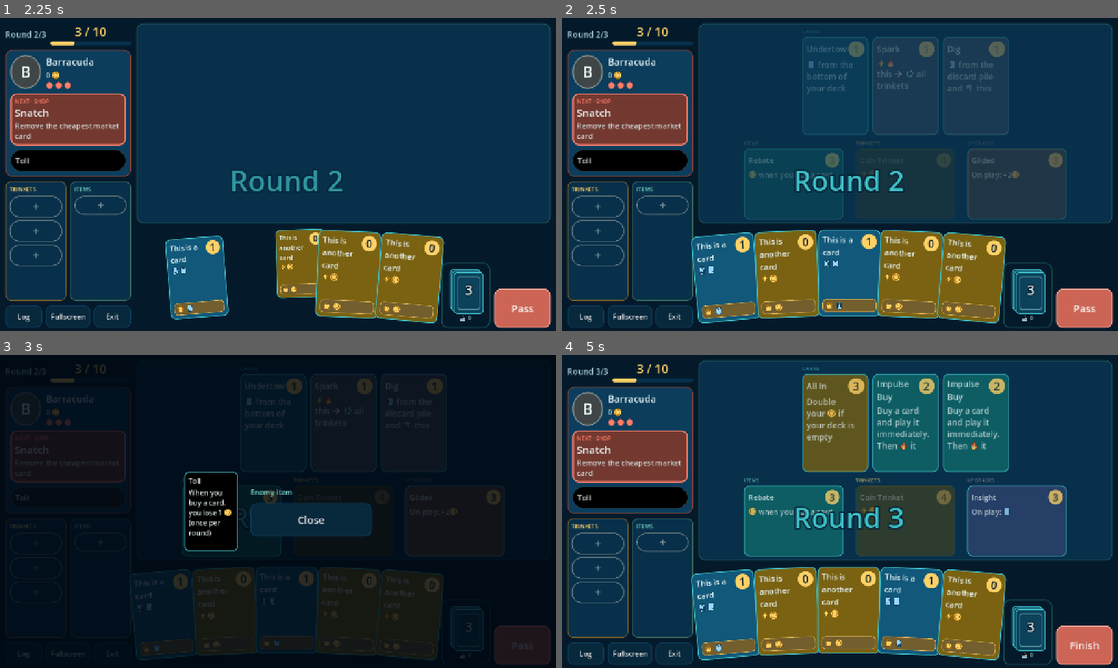
Above: before the commit, frames 1-4 (two rows, left to right).
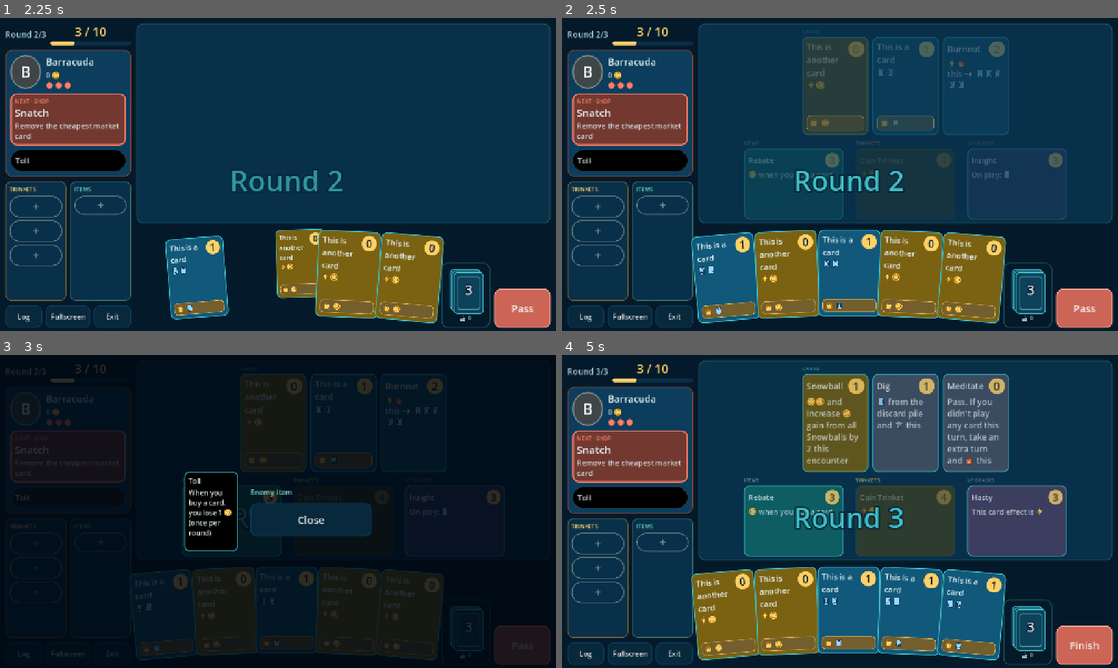
Above: after the commit, the same moments.

Repository: nimrodgo/untitled-game
Game: Godot game, scene res://scenes/main.tscn
Same seed, same stepped clock (60 frames per second), same inputs: the game is played once before the commit and once after it.
Inputs:
- Up to frame 1 (2.25 s): click "Toll" at 0.5 s; click "Log" at 1.25 s; click "Pass" at 2 s
- Up to frame 2 (2.5 s): no input
- Up to frame 3 (3 s): click "Toll" at 2.75 s
- Up to frame 4 (5 s): click "Log" at 3.5 s; click "Pass" at 4.25 s

Frame 1 is identical in both runs. In frame 2, 4.3% of the frame differs, in the area x 43-83%, y 6-52%; in frame 3, 0.9%; in frame 4, 15%, in the area x 23-91%, y 6-98%.

Commit message:
New deck cycle: draw from top, gains to the bottom, discard shuffled under the deck
- Draw 5 from the top of the deck; no reshuffle mid-turn (draw what is there).
- Bought and gained cards go to the bottom of the deck; DRAW_SHUFFLE removed
  (Zone is HAND, DRAW_TOP, DISCARD, DRAW_BOTTOM; default is DRAW_BOTTOM).
- At the end of every turn the whole discard pile is shuffled and put under the deck.
- Tests (467 checks), docs and card wording updated.

Co-Authored-By: Claude Sonnet 5.5 <noreply@anthropic.com>
Claude-Session: https://claude.ai/code/session_01U1k3pqiUJQkmRs5zL19cwy

Diff:
--- a/content/test/cards/cursed_cache.tres
+++ b/content/test/cards/cursed_cache.tres
@@ -21,4 +21,4 @@
 display_name = "Cursed Cache"
 cost = 0
 on_play = Array[ExtResource("1_np5qb")]([SubResource("Resource_e723f"), SubResource("Resource_t721j")])
-on_play_text = "Shuffle Driftwood into your deck. 🂠🂠"
+on_play_text = "Add Driftwood into your deck. 🂠🂠"
--- a/content/test/cards/risky_draw.tres
+++ b/content/test/cards/risky_draw.tres
@@ -21,4 +21,4 @@
 display_name = "Risky Draw"
 cost = 0
 on_play = Array[ExtResource("1_cnjvh")]([SubResource("Resource_p2syd"), SubResource("Resource_qanq8")])
-on_play_text = "🂠🂠🂠. Shuffle Leaky Purse into your deck"
+on_play_text = "🂠🂠🂠. Add Leaky Purse into your deck"
--- a/content/test/enemies/sea_hag.tres
+++ b/content/test/enemies/sea_hag.tres
@@ -22,7 +22,7 @@
 display_name = "Hex"
 kind = 3
 effects = Array[ExtResource("2_ngq76")]([SubResource("Resource_njlf4")])
-description = "Shuffle Leaky Purse into your deck"
+description = "Add Leaky Purse into your deck"
 
 [sub_resource type="Resource" id="Resource_qv847"]
 script = ExtResource("5_08sqi")
@@ -44,7 +44,7 @@
 display_name = "Foul Brew"
 kind = 3
 effects = Array[ExtResource("2_ngq76")]([SubResource("Resource_chv3v")])
-description = "Shuffle a random curse into your deck"
+description = "Add a random curse into your deck"
 
 [resource]
 script = ExtResource("11_86p16")
--- a/content/test/trinkets/ash_urn.tres
+++ b/content/test/trinkets/ash_urn.tres
@@ -18,7 +18,7 @@
 script = ExtResource("1_ntubv")
 upgrade_cost = 0
 effects = Array[ExtResource("2_dggjt")]([SubResource("Resource_n7buh"), SubResource("Resource_n5s3p")])
-text = "⚡Shuffle 1 Barnacle into your deck. 🔥"
+text = "⚡Add 1 Barnacle into your deck. 🔥"
 
 [sub_resource type="Resource" id="Resource_st1gu"]
 script = ExtResource("4_bvn34")
@@ -31,7 +31,7 @@
 [sub_resource type="Resource" id="Resource_1vqiq"]
 script = ExtResource("1_ntubv")
 effects = Array[ExtResource("2_dggjt")]([SubResource("Resource_st1gu"), SubResource("Resource_ct1q2")])
-text = "⚡Shuffle 1 Barnacle into your deck. 🔥🔥"
+text = "⚡Add 1 Barnacle into your deck. 🔥🔥"
 
 [sub_resource type="Resource" id="Resource_i7mh4"]
 script = ExtResource("4_bvn34")
@@ -46,7 +46,7 @@
 script = ExtResource("1_ntubv")
 upgrade_cost = 4
 effects = Array[ExtResource("2_dggjt")]([SubResource("Resource_i7mh4"), SubResource("Resource_uy3jb")])
-text = "⚡Shuffle 2 Barnacles into your deck. 🔥🔥🔥"
+text = "⚡Add 2 Barnacles into your deck. 🔥🔥🔥"
 
 [resource]
 script = ExtResource("6_bohki")
--- a/content/test/trinkets/dust_pan.tres
+++ b/content/test/trinkets/dust_pan.tres
@@ -20,7 +20,7 @@
 script = ExtResource("1_cnwei")
 upgrade_cost = 0
 effects = Array[ExtResource("2_262yt")]([SubResource("Resource_wjiuu"), SubResource("Resource_ja54k")])
-text = "⚡Shuffle 1 Dead Weight into your deck. 🗑🗑"
+text = "⚡Add 1 Dead Weight into your deck. 🗑🗑"
 
 [sub_resource type="Resource" id="Resource_p4x7n"]
 script = ExtResource("4_0ilhc")
@@ -34,7 +34,7 @@
 [sub_resource type="Resource" id="Resource_1vul8"]
 script = ExtResource("1_cnwei")
 effects = Array[ExtResource("2_262yt")]([SubResource("Resource_p4x7n"), SubResource("Resource_noxg2")])
-text = "⚡Shuffle 1 Dead Weight into your deck. 🗑🗑🗑"
+text = "⚡Add 1 Dead Weight into your deck. 🗑🗑🗑"
 
 [sub_resource type="Resource" id="Resource_2t04g"]
 script = ExtResource("4_0ilhc")
@@ -50,7 +50,7 @@
 script = ExtResource("1_cnwei")
 upgrade_cost = 4
 effects = Array[ExtResource("2_262yt")]([SubResource("Resource_2t04g"), SubResource("Resource_waaos")])
-text = "⚡Shuffle 2 Dead Weights into your deck. 🗑🗑🗑🗑"
+text = "⚡Add 2 Dead Weights into your deck. 🗑🗑🗑🗑"
 
 [resource]
 script = ExtResource("6_jjeqw")
--- a/scripts/core/encounter.gd
+++ b/scripts/core/encounter.gd
@@ -435,20 +435,16 @@
 			(" (" + source + ")") if source != "" else ""])
 
 
-## Draw from the top (or `from_bottom`) of the draw pile, reshuffling the
-## discard pile when it runs out.
+## Draw from the top (or `from_bottom`) of the draw pile. The discard pile is
+## never reshuffled mid-turn: if the deck runs out you just draw what's there
+## (the discard pile goes under the deck at the end of every turn).
 func draw_cards(p: PlayerState, n: int, from_bottom := false, opening := false) -> int:
 	var drawn := 0
 	for i in n:
 		if is_over or (p.draw_locked and not opening):
 			break
 		if p.draw_pile.is_empty():
-			if p.discard.is_empty():
-				break
-			p.draw_pile = p.discard.duplicate()
-			p.discard.clear()
-			_shuffle(p.draw_pile)
-			log_line("  %s shuffle the discard pile into the deck." % p.display_name)
+			break
 		var c: CardInstance = p.draw_pile.pop_front() if from_bottom else p.draw_pile.pop_back()
 		p.hand.append(c)
 		drawn += 1
@@ -780,11 +776,25 @@
 		player.hand = keep
 	for c in player.hand:
 		c.retain = false
+	_cycle_discard_under_deck(player)
 	_busy -= 1
 	if round_num >= total_rounds():
 		_finish_encounter()
 	else:
 		await _start_round()
+
+
+## End of turn: shuffle the discard pile and put it at the bottom of the deck.
+## (draw_pile[0] is the bottom, draw_pile.back() the top.)
+func _cycle_discard_under_deck(p: PlayerState) -> void:
+	if p.discard.is_empty():
+		return
+	var moved := p.discard.duplicate()
+	p.discard.clear()
+	_shuffle(moved)
+	moved.append_array(p.draw_pile)
+	p.draw_pile.assign(moved)
+	log_line("  The discard pile is shuffled under your deck (%d cards)." % moved.size())
 
 
 func _finish_encounter() -> void:
@@ -883,21 +893,18 @@
 			p.hand.append(card)
 		GameRules.Zone.DRAW_TOP:
 			p.draw_pile.append(card)
+		GameRules.Zone.DISCARD:
+			p.discard.append(card)
 		GameRules.Zone.DRAW_BOTTOM:
 			p.draw_pile.insert(0, card)
-		GameRules.Zone.DISCARD:
-			p.discard.append(card)
-		_:
-			p.draw_pile.insert(rng.randi_range(0, p.draw_pile.size()), card)
 
 
 func _zone_phrase(zone: GameRules.Zone) -> String:
 	match zone:
 		GameRules.Zone.HAND: return "goes to your hand"
 		GameRules.Zone.DRAW_TOP: return "goes on top of your deck"
-		GameRules.Zone.DRAW_BOTTOM: return "goes to the bottom of your deck"
 		GameRules.Zone.DISCARD: return "goes to your discard pile"
-	return "is shuffled into your deck"
+	return "goes to the bottom of your deck"
 
 
 func _ctx(owner: PlayerState, card: CardInstance = null) -> EffectContext:
--- a/scripts/core/game_rules.gd
+++ b/scripts/core/game_rules.gd
@@ -6,7 +6,8 @@
 enum Target { SELF, OPPONENT }
 
 ## Where a card goes when bought / added.
-enum Zone { HAND, DRAW_TOP, DRAW_SHUFFLE, DISCARD, DRAW_BOTTOM }
+## There is no "shuffle into the deck": the deck is only ever shuffled at the start of the encounter.
+enum Zone { HAND, DRAW_TOP, DISCARD, DRAW_BOTTOM }
 
 ## Card piles an effect can pick from (bit flags, combine with |).
 const PILE_HAND := 1
@@ -43,8 +44,8 @@
 enum TrinketLimit { PER_TURN, PER_ACTION }
 
 const HAND_SIZE := 5
-## Concept: bought cards are shuffled into your deck.
-const DEFAULT_BUY_DESTINATION := Zone.DRAW_SHUFFLE
+## Bought cards go to the bottom of your deck.
+const DEFAULT_BUY_DESTINATION := Zone.DRAW_BOTTOM
 const DISCARD_HAND_AT_ROUND_END := true
 ## Trinkets: usable once per turn (= once per round).
 const TRINKET_LIMIT := TrinketLimit.PER_TURN
--- a/scripts/data/effects/add_card_effect.gd
+++ b/scripts/data/effects/add_card_effect.gd
@@ -4,7 +4,7 @@
 
 @export var card: CardData
 @export var amount: int = 1
-@export var zone: GameRules.Zone = GameRules.Zone.DRAW_SHUFFLE
+@export var zone: GameRules.Zone = GameRules.Zone.DRAW_BOTTOM
 
 
 func apply(ctx: EffectContext) -> void:
@@ -16,7 +16,7 @@
 
 
 func describe() -> String:
-	var where := "deck"
+	var where := "deck (bottom)"
 	match zone:
 		GameRules.Zone.HAND: where = "hand"
 		GameRules.Zone.DISCARD: where = "discard"
--- a/scripts/data/effects/add_copy_of_this_card_effect.gd
+++ b/scripts/data/effects/add_copy_of_this_card_effect.gd
@@ -3,7 +3,7 @@
 ## Adds a copy of the card this effect belongs to. The copy is the plain card:
 ## it does not inherit enhancements, so copy effects can't snowball.
 
-@export var zone: GameRules.Zone = GameRules.Zone.DRAW_SHUFFLE
+@export var zone: GameRules.Zone = GameRules.Zone.DRAW_BOTTOM
 
 
 func apply(ctx: EffectContext) -> void:
@@ -13,7 +13,7 @@
 
 
 func describe() -> String:
-	var where := "deck"
+	var where := "deck (bottom)"
 	match zone:
 		GameRules.Zone.HAND: where = "hand"
 		GameRules.Zone.DISCARD: where = "discard"
--- a/scripts/data/effects/add_random_curse_effect.gd
+++ b/scripts/data/effects/add_random_curse_effect.gd
@@ -4,7 +4,7 @@
 
 @export var curses: Array[CardData] = []
 @export var amount: int = 1
-@export var zone: GameRules.Zone = GameRules.Zone.DRAW_SHUFFLE
+@export var zone: GameRules.Zone = GameRules.Zone.DRAW_BOTTOM
 
 
 func apply(ctx: EffectContext) -> void:
@@ -16,12 +16,12 @@
 
 
 func describe() -> String:
-	var where := "deck"
+	var where := "deck (bottom)"
 	match zone:
 		GameRules.Zone.HAND: where = "hand"
 		GameRules.Zone.DISCARD: where = "discard"
 		GameRules.Zone.DRAW_TOP: where = "deck (top)"
-	return "%sShuffle %s into your %s" % [_who(), "a random curse" if amount == 1 else "%d random curses" % amount, where]
+	return "%sAdd %s to your %s" % [_who(), "a random curse" if amount == 1 else "%d random curses" % amount, where]
 
 
 func ai_score() -> float:
--- a/scripts/data/effects/play_top_cards_effect.gd
+++ b/scripts/data/effects/play_top_cards_effect.gd
@@ -13,11 +13,7 @@
 		if enc.is_over:
 			return
 		if p.draw_pile.is_empty():
-			if p.discard.is_empty():
-				return
-			p.draw_pile = p.discard.duplicate()
-			p.discard.clear()
-			enc._shuffle(p.draw_pile)
+			return
 		var c: CardInstance = p.draw_pile.back()
 		if not c.data.playable:
 			enc.move_card(p, c, GameRules.Zone.DISCARD)
--- a/scripts/data/effects/set_buy_destination_effect.gd
+++ b/scripts/data/effects/set_buy_destination_effect.gd
@@ -15,7 +15,7 @@
 		GameRules.Zone.HAND: return "Bought card goes to your hand"
 		GameRules.Zone.DRAW_TOP: return "Bought card goes on top of your deck"
 		GameRules.Zone.DISCARD: return "Bought card goes to your discard"
-	return "Bought card is shuffled into your deck"
+	return "Bought card goes to the bottom of your deck"
 
 
 func ai_score() -> float:
--- a/tools/build_encounters.gd
+++ b/tools/build_encounters.gd
@@ -29,10 +29,10 @@
 
 	# --- A. Trim + Curse Synergy: the Sea Hag floods your deck with curses ---
 	var hag := _enemy("Sea Hag", Color("8e6bbf"), [
-		_intent("Hex", Kind.CURSE, "Shuffle Leaky Purse into your deck",
-			[_add(_curse["leaky_purse"], GameRules.Zone.DRAW_SHUFFLE)]),
+		_intent("Hex", Kind.CURSE, "Add Leaky Purse into your deck",
+			[_add(_curse["leaky_purse"], GameRules.Zone.DRAW_BOTTOM)]),
 		_intent("Tithe", Kind.ATTACK, "You lose 1 🪙", [_lose(1)]),
-		_intent("Foul Brew", Kind.CURSE, "Shuffle a random curse into your deck",
+		_intent("Foul Brew", Kind.CURSE, "Add a random curse into your deck",
 			[_random_curse(["dead_weight", "driftwood", "leaky_purse"])]),
 	])
 	_encounter("Hag's Hex", "hags_hex", hag, [S.TRIM, S.CURSE_SYNERGY])
--- a/tools/build_test_content.gd
+++ b/tools/build_test_content.gd
@@ -100,7 +100,7 @@
 		"Buy a card you destroyed 🔥 this encounter"))
 
 	ideas.append(_card("cursed_cache", "Cursed Cache", 0, false, [_add(driftwood), _draw(2)],
-		"Shuffle Driftwood into your deck. 2🂠"))
+		"Add Driftwood into your deck. 2🂠"))
 
 	var tf := TransformCardsEffect.new(); tf.into = driftwood
 	ideas.append(_card("hex", "Hex", 1, false, [tf],
@@ -208,7 +208,7 @@
 		"+2🪙 and increase gain from all Snowballs by 2 this encounter"))
 
 	ideas.append(_card("risky_draw", "Risky Draw", 0, false, [_draw(3), _add(leaky_purse)],
-		"3🂠. Shuffle Leaky Purse into your deck"))
+		"3🂠. Add Leaky Purse into your deck"))
 
 	# Listed under items in ideas.md, but meant to be a card.
 	var pawn := _trash(true, 1); pawn.piles = HAND; pawn.gain_cost_as_coins = true
@@ -282,13 +282,13 @@
 		[[_draw(2), _discard(1)], "⚡2🂠. ⤵", 3],
 		[[_draw(3), _discard(1)], "⚡3🂠. ⤵", 4]])
 	var t_urn := _trinket("ash_urn", "Ash Urn", 3, [
-		[[_add(barnacle), _trash(true, 1)], "⚡Shuffle 1 Barnacle into your deck. 🔥", 0],
-		[[_add(barnacle), _trash(true, 2)], "⚡Shuffle 1 Barnacle into your deck. 2🔥", 3],
-		[[_add(barnacle, 2), _trash(true, 3)], "⚡Shuffle 2 Barnacles into your deck. 3🔥", 4]])
+		[[_add(barnacle), _trash(true, 1)], "⚡Add 1 Barnacle into your deck. 🔥", 0],
+		[[_add(barnacle), _trash(true, 2)], "⚡Add 1 Barnacle into your deck. 2🔥", 3],
+		[[_add(barnacle, 2), _trash(true, 3)], "⚡Add 2 Barnacles into your deck. 3🔥", 4]])
 	var t_pan := _trinket("dust_pan", "Dust Pan", 3, [
-		[[_add(dead_weight), _trash(false, 2)], "⚡Shuffle 1 Dead Weight into your deck. 2🗑", 0],
-		[[_add(dead_weight), _trash(false, 3)], "⚡Shuffle 1 Dead Weight into your deck. 3🗑", 3],
-		[[_add(dead_weight, 2), _trash(false, 4)], "⚡Shuffle 2 Dead Weights into your deck. 4🗑", 4]])
+		[[_add(dead_weight), _trash(false, 2)], "⚡Add 1 Dead Weight into your deck. 2🗑", 0],
+		[[_add(dead_weight), _trash(false, 3)], "⚡Add 1 Dead Weight into your deck. 3🗑", 3],
+		[[_add(dead_weight, 2), _trash(false, 4)], "⚡Add 2 Dead Weights into your deck. 4🗑", 4]])
 	var t_glass := _trinket("spyglass", "Spyglass", 3, [
 		[[_peek(2)], "⚡Look at the top 2 cards of your deck. ⤵ any of them", 0],
 		[[_peek(3)], "⚡Look at the top 3 cards of your deck. ⤵ any of them", 3],
--- a/tools/test_mechanics.gd
+++ b/tools/test_mechanics.gd
@@ -17,6 +17,7 @@
 	_rules(data)
 	_encounter_rules()
 	_enhancement_rules()
+	_deck_cycle_rules()
 	print("\n%d checks, %d failed" % [checks, fails])
 	quit(1 if fails > 0 else 0)
 
@@ -252,7 +253,7 @@
 	_check(e.total_rounds() == 3, "Meditate after a play: no extra round")
 
 	# Spring: discarded by an effect -> draw 2; end-of-round cleanup doesn't.
-	e = _enc(["example1", "example1", "example1", "example1", "example1", "example2", "example2", "example2", "example2"], false)
+	e = _enc(["example1", "example1", "example1", "example1", "example1", "example2", "example2", "example2", "example2", "example2"], false)
 	var spring := _give(e, "spring")
 	e.play_card(_give(e, "study"))   # draw 3, discard 1
 	var n := e.player.hand.size()
@@ -801,3 +802,64 @@
 	_check(e.buy_enhancement(0, c), "buy_enhancement succeeds")
 	_check(c.enhancements.size() == 1 and e.player.coins == coins - 3, "bought: attached, 3 coins paid")
 	_check(e.shop.enhancements[0] == null, "bought: slot is empty until the next round")
+
+
+# ---------------------------------------------------------------- deck cycle
+
+## Draw 5 from the top, buys go to the bottom, played + unplayed cards go to
+## the discard pile, and at the end of the turn the shuffled discard pile is
+## put under the deck. The deck is never reshuffled mid-turn.
+func _deck_cycle_rules() -> void:
+	var ids := []
+	for i in 12:
+		ids.append("example1")
+	var e := _enc(ids)
+	var p := e.player
+	_check(p.hand.size() == 5 and p.draw_pile.size() == 7, "Deck cycle: opening hand is 5 from the deck")
+	var top5: Array = p.draw_pile.slice(p.draw_pile.size() - 5)
+
+	# Buy: the card goes to the bottom of the deck (nothing is shuffled).
+	var before := p.draw_pile.duplicate()
+	var bought := false
+	for slot in e.shop.cards.size():
+		if e.can_buy_card(slot):
+			bought = e.buy_card(slot)
+			break
+	_check(bought, "Deck cycle: bought a card")
+	_check(p.draw_pile.size() == before.size() + 1 and not before.has(p.draw_pile[0]), "Deck cycle: bought card is at the bottom of the deck")
+	_check(p.draw_pile.slice(1) == before, "Deck cycle: buying doesn't shuffle the deck")
+	var bought_card: CardInstance = p.draw_pile[0]
+
+	# Play one card, leave the rest unplayed; pass the turn.
+	var played: CardInstance = p.hand[0]
+	var old_hand := p.hand.duplicate()
+	e.play_card(played)
+	_check(not p.hand.has(played) and (p.in_play.has(played) or p.discard.has(played)), "Deck cycle: played card leaves the hand")
+	_check(e.round_num == 1, "Deck cycle: still the same turn after one action (round %d)" % e.round_num)
+	# (the played card may itself have drawn cards from the top)
+	var top5_now: Array = p.draw_pile.slice(p.draw_pile.size() - 5)
+	var n_under := p.hand.size() + p.in_play.size() + p.discard.size()
+	var deck_before := p.draw_pile.size()
+	e.pass_turn()
+	_check(p.discard.is_empty(), "Deck cycle: discard pile is emptied at the end of the turn")
+	var all_under := true
+	for c in old_hand:
+		if not p.draw_pile.has(c):
+			all_under = false
+	_check(all_under, "Deck cycle: played and unplayed cards are back in the deck")
+	_check(p.draw_pile.size() == deck_before + n_under - 5 and p.hand.size() == 5, "Deck cycle: next hand is 5 from the top")
+	var same := true
+	for c in top5_now:
+		if not p.hand.has(c):
+			same = false
+	_check(same, "Deck cycle: next hand is the old top 5 (the discards went under it)")
+	_check(p.draw_pile.find(bought_card) == n_under, "Deck cycle: bought card sits right above the shuffled discards")
+	_consistent(e, "Deck cycle")
+
+	# Deck smaller than 5: draw what's there, and no mid-turn reshuffle.
+	e = _enc(["example1", "example1", "example1"])
+	p = e.player
+	_check(p.hand.size() == 3 and p.draw_pile.is_empty(), "Deck cycle: small deck draws what is there")
+	p.discard.append(CardInstance.new(_card("example1")))
+	e.draw_cards(p, 2)
+	_check(p.hand.size() == 3 and p.discard.size() == 1, "Deck cycle: empty deck is not reshuffled mid-turn")
Not shown, changed: docs/content-design.md
Not shown, changed: docs/effects-reference.md
Not shown, changed: docs/game-rules.md
